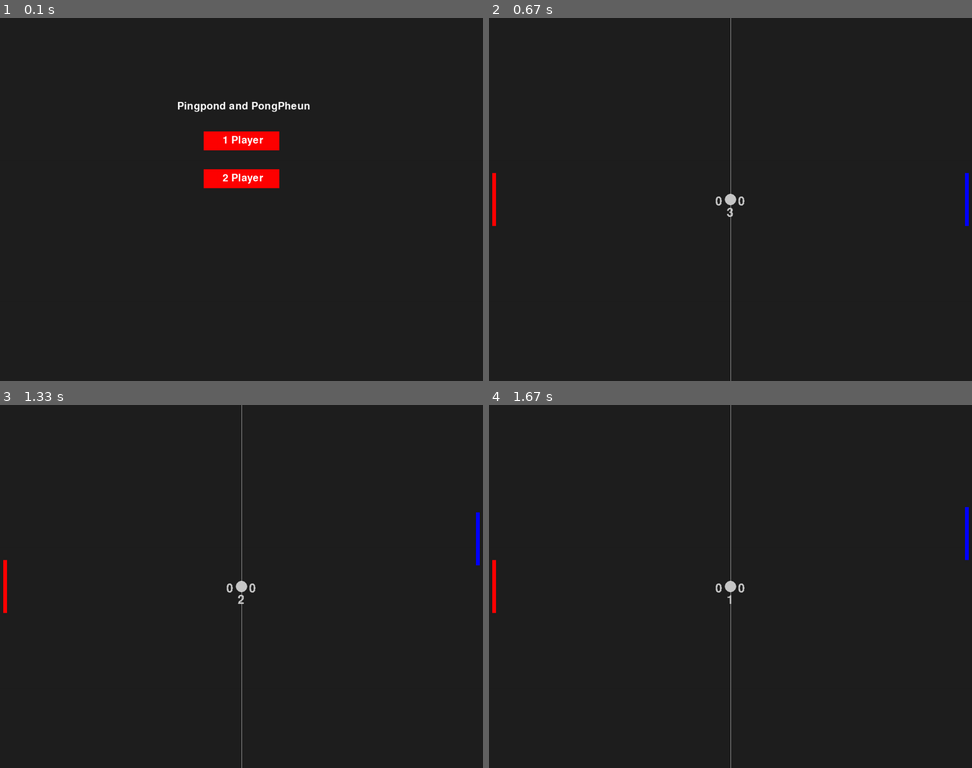
Above: before the commit, frames 1-4 (two rows, left to right).
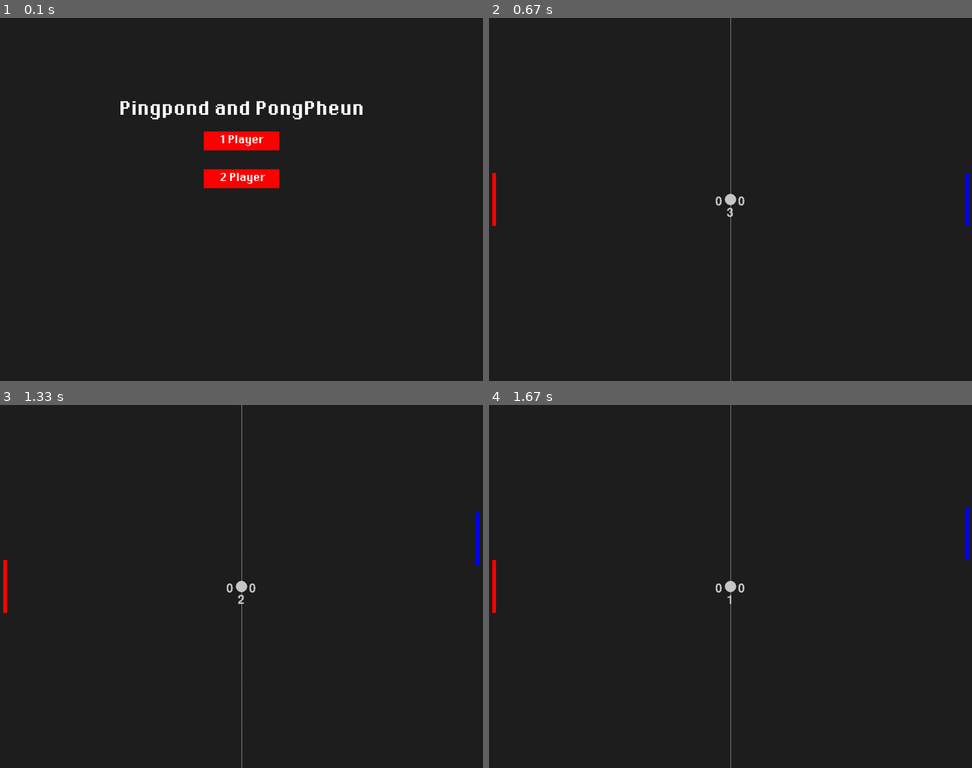
Above: after the commit, the same moments.

Repository: Ming148/PSIT-project-pong
Game: pygame game, started from we have the menu.py
Two runs of this game, one before a commit and one after it. Both use one fixed random seed, a clock stepped at 60 frames per second and the inputs below.
Inputs (mouse positions are in pixels of both pictures, inside the frame that each line leads up to):
- Up to frame 1 (0.1 s): no input
- Up to frame 2 (0.67 s): click "1 Player" at 0.38 s
- Up to frame 3 (1.33 s): hold Up 0.67-1.13 s; move the mouse to (222, 601) at 0.7 s; hold Down from 1.17 s (still down)
- Up to frame 4 (1.67 s): release Down at 1.47 s; hold Up from 1.5 s (still down)

The runs differ from the first frame. In frame 1, 1.3% of the frame differs, in the area x 24-76%, y 22-46%; in frame 2, nothing differs; in frame 3, nothing differs; in frame 4, nothing differs.

Commit message:
Update we have the menu.py

Diff:
--- a/we have the menu.py
+++ b/we have the menu.py
@@ -5,7 +5,8 @@
 
 # set up
 pygame.init()
-font = pygame.font.SysFont(None, 40)
+font_l = pygame.font.Font('depixelhalbfett.ttf', 35)
+font_s = pygame.font.Font('depixelhalbfett.ttf', 20)
 clock = pygame.time.Clock()
 click = False
 
@@ -39,7 +40,7 @@
     """main manu"""
     while True:
         screen.fill((bg_color))
-        draw_text("Pingpond and PongPheun", font, (255, 255, 255), screen, 470, 220)
+        draw_text("Pingpond and PongPheun", font_l, (255, 255, 255), screen, 320, 220)
         mx, my = pygame.mouse.get_pos()
         button_1 = pygame.Rect(540, 300, 200, 50)
         button_2 = pygame.Rect(540, 400, 200, 50)
@@ -52,8 +53,8 @@
         click = False
         pygame.draw.rect(screen, (255, 0, 0), button_1)
         pygame.draw.rect(screen, (255, 0, 0), button_2)
-        draw_text("1 Player", font, (255, 255, 255), screen, 590, 310)
-        draw_text("2 Player", font, (255, 255, 255), screen, 590, 410)
+        draw_text("1 Player", font_s, (255, 255, 255), screen, 585, 310)
+        draw_text("2 Player", font_s, (255, 255, 255), screen, 585, 410)
         for event in pygame.event.get():
             if event.type == pygame.QUIT:
                 pygame.quit()
@@ -95,7 +96,7 @@
     ball.y += ball_speed_y
 
     if ball.top <= 0 or ball.bottom >= screen_height:
-        pygame.mixer.Sound.play(wall_sound)
+        pygame.mixer.Sound.play(pong_sound)
         ball_speed_y *= -1
 
     if ball.left <= 0:
@@ -181,9 +182,9 @@
 score_time = True
 
 # Sound
-pong_sound = pygame.mixer.Sound("paddle.ogg")
+#pong_sound = pygame.mixer.Sound("paddle.ogg")
 score_sound = pygame.mixer.Sound("score.ogg")
-wall_sound = pygame.mixer.Sound("wall.ogg")
+pong_sound = pygame.mixer.Sound("pong.ogg")
 
 def one_player():
     """one_player"""
